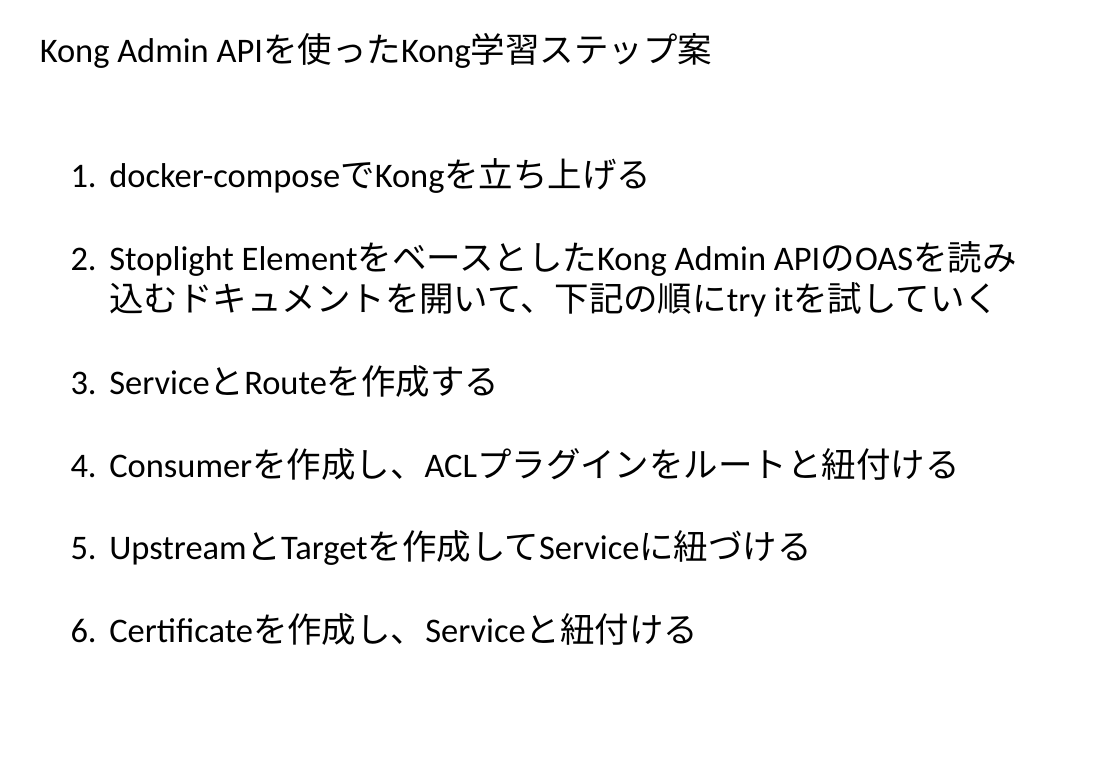
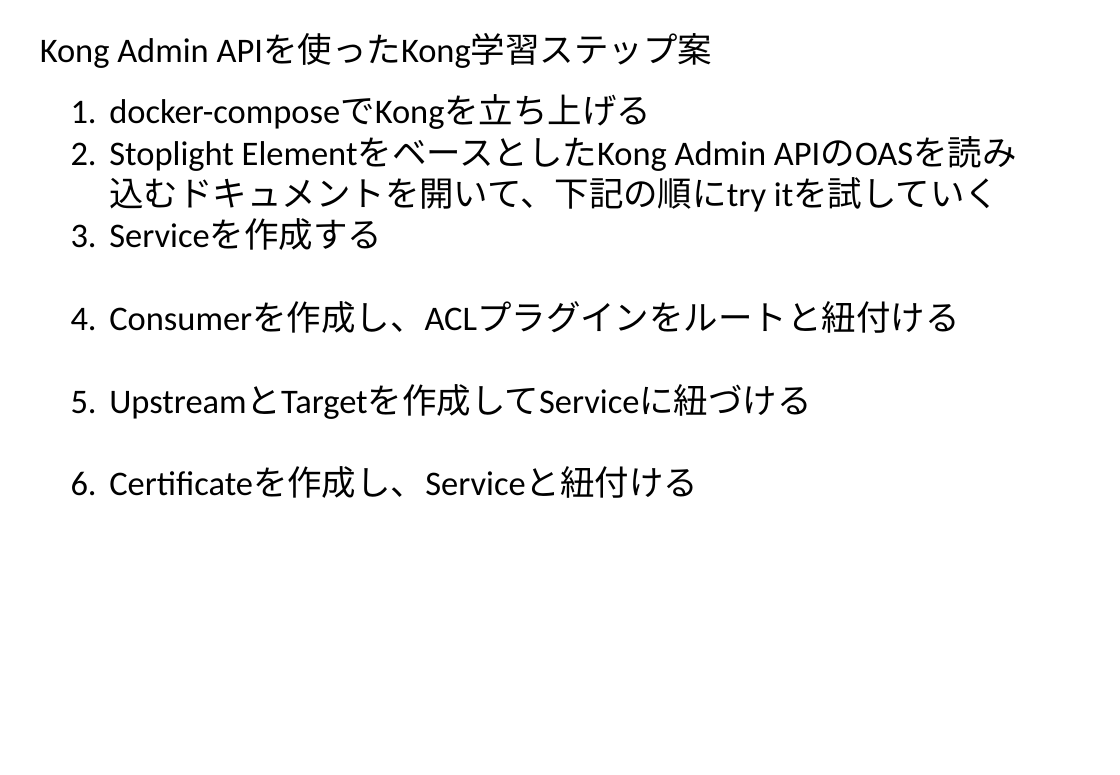
Before and after one commit to david3080/kongadminapi, a slide deck: slide 4 of KongAdminAPI.pptx (slide 13 before the commit). Drawn at 1120x775 pixels with LibreOffice and Linux fonts; fonts in the diff are those of the drawing. Boxes give left, top, right and bottom in pixels: in the first picture for what was removed or moved away, otherwise in the second. Text is boxed around its words. In the diff, an @@ line names an element or a change of style, - is before the commit and + after.

```diff
--- a/KongAdminAPI.pptx
+++ b/KongAdminAPI.pptx
@@ text "docker-composeでKongを立ち上げる": place and size @@
-text "docker-composeでKongを立ち上げる" at <box>109,159,999,645</box>
+text "docker-composeでKongを立ち上げる" at <box>109,95,999,498</box>
@@ text at <box>109,219,382,250</box>: text changed @@
-3. ServiceとRouteを作成する
+3. Serviceを作成する
```
Also in this commit, not shown: 1 other slide changed, 4 other files.
